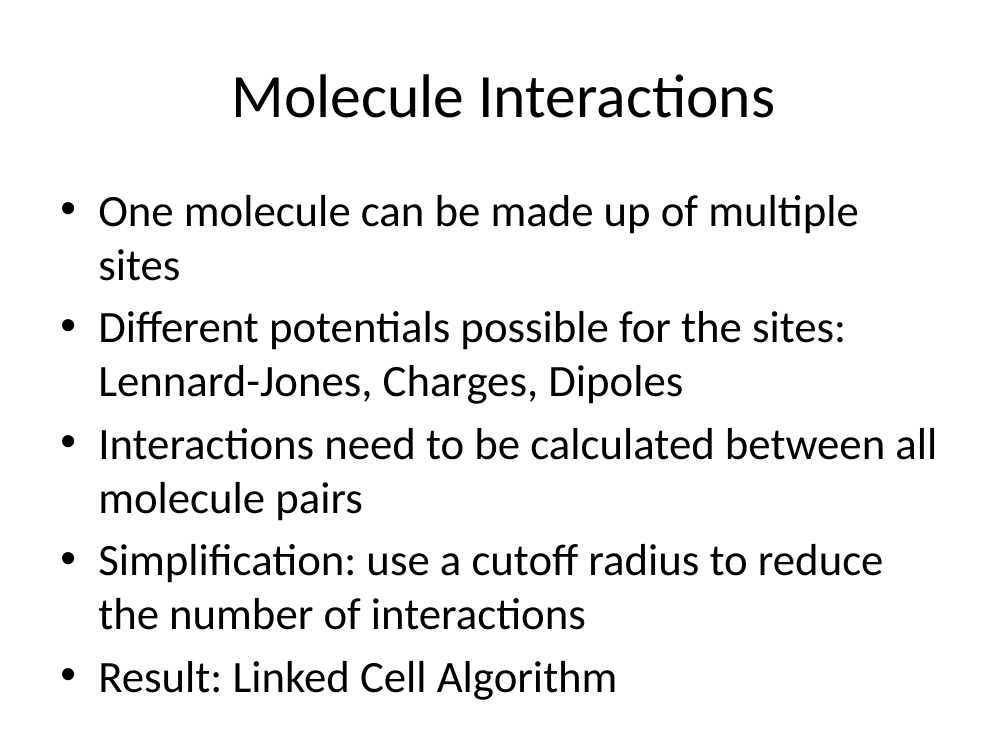
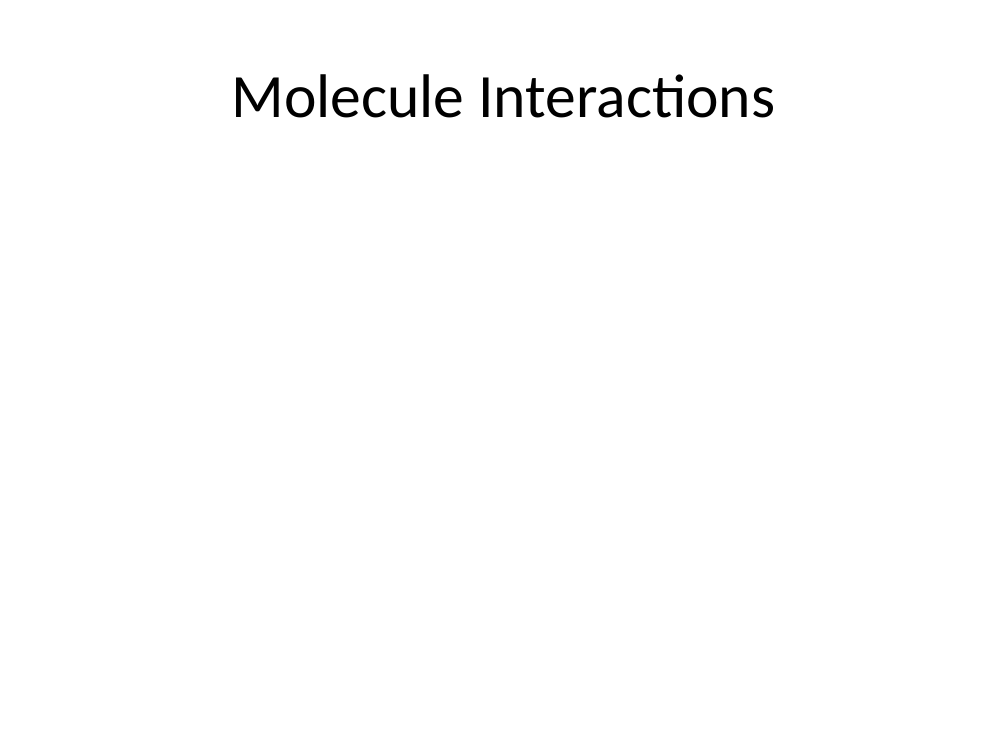
Before and after one commit to fernanor/ls1-mardyn, a slide deck: slide 2 of paper/presentation.pptx. Drawn at 1008x756 pixels with LibreOffice and Linux fonts; fonts in the diff are those of the drawing. Boxes give left, top, right and bottom in pixels: in the first picture for what was removed or moved away, otherwise in the second. Text is boxed around its words. In the diff, an @@ line names an element or a change of style, - is before the commit and + after.

```diff
--- a/paper/presentation.pptx
+++ b/paper/presentation.pptx
@@ text removed at [98,195,937,700] @@
-• One molecule can be made up of multiple sites
-• Different potentials possible for the sites: Lennard-Jones, Charges, Dipoles
-• Interactions need to be calculated between all molecule pairs
-• Simplification: use a cutoff radius to reduce the number of interactions
-• Result: Linked Cell Algorithm
```
Also in this commit, not shown: 3 other slides changed, 3 slides added, 1 slide removed.
